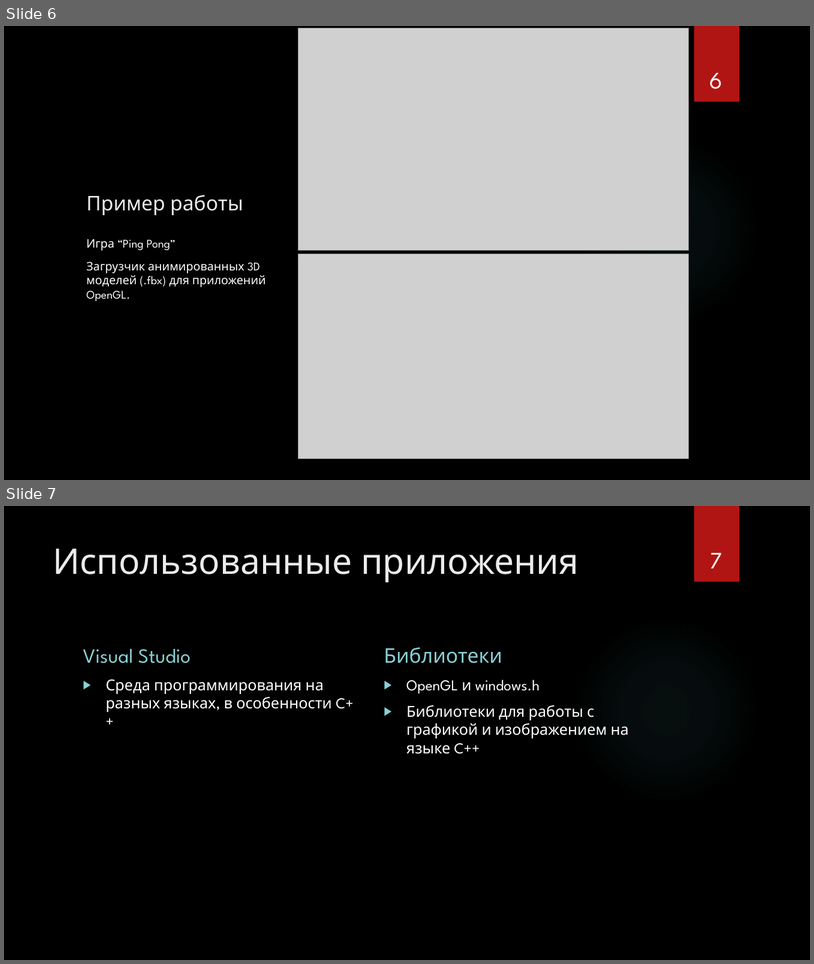
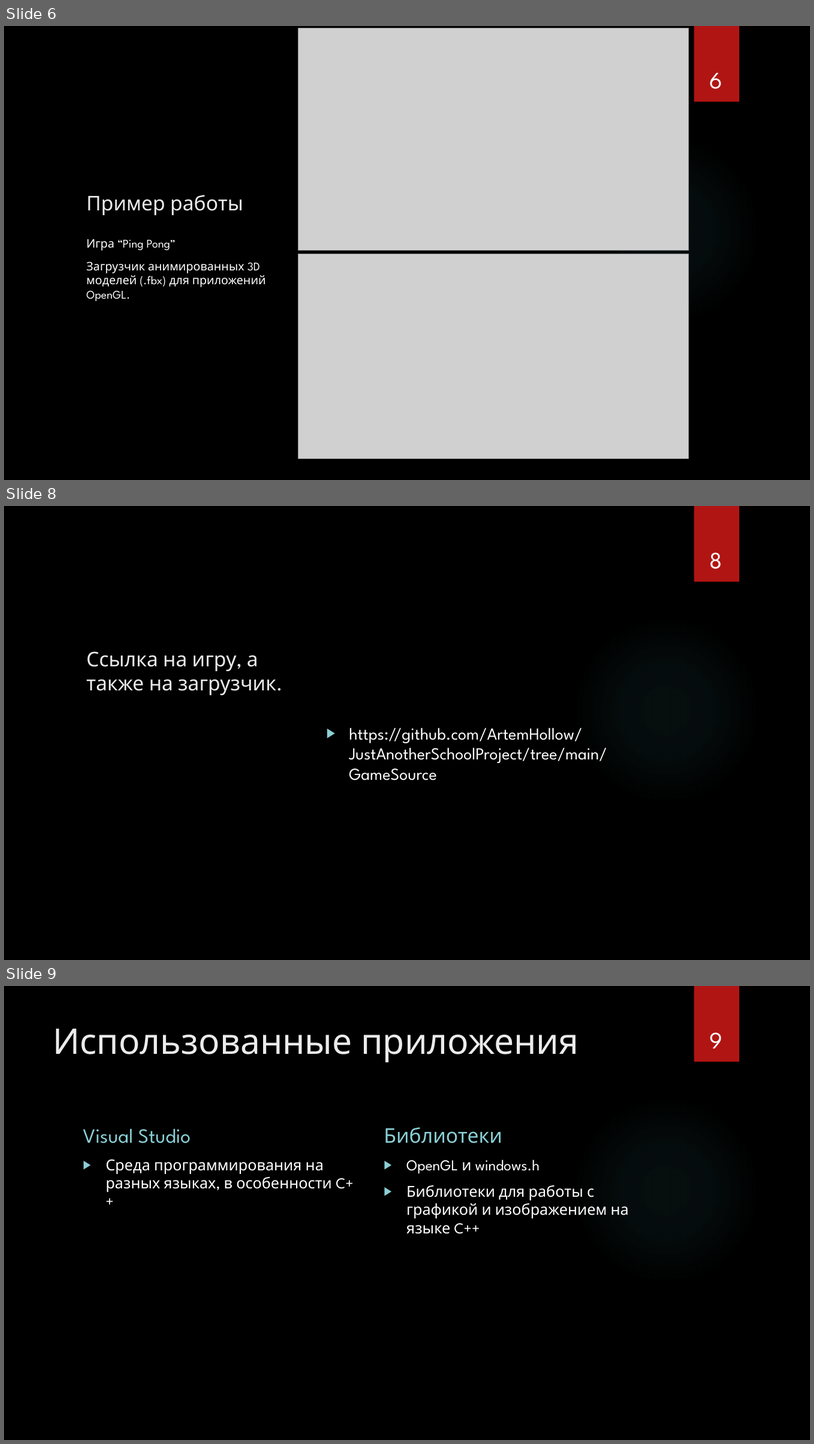
Before and after one commit to ArtemHollow/JustAnotherSchoolProject, a slide deck: Презентация 8.pptx. Shown one above the other, each under a label of ours: slides 6 and 7 before the commit, slides 6, 8 and 9 after it; the slides between them are not shown. The pictures are 814x964 and 814x1444 pixels, drawn with LibreOffice and Linux fonts; fonts in the diff are those of the drawing; grey boxes stand for pictures; background and template pictures are left out. Boxes give left, top, right and bottom in pixels: in the first picture for what was removed or moved away, otherwise in the second. Text is boxed around its words. In the diff, an @@ line names an element or a change of style, - is before the commit and + after.

```diff
--- a/Презентация 8.pptx
+++ b/Презентация 8.pptx
@@ slide 8 added at bbox=[4, 506, 810, 960], background picture (left out); not listed: 2 template elements that a slide beside it also shows @@
@@ page number added at bbox=[710, 552, 723, 569], 28 pt, text #FFFFFF @@
+8
@@ title added at bbox=[86, 651, 276, 695], 24 pt, text #EBEBEB @@
+Ссылка на игру, а также на загрузчик.
@@ text added at bbox=[349, 727, 607, 780], 20 pt, text #FFFFFF @@
+▶ https://github.com/ArtemHollow/JustAnotherSchoolProject/tree/main/GameSource
@@ what was slide 7 is now slide 9 @@
@@ page number at bbox=[710, 1032, 723, 1048]: text changed @@
-7
+9
```
Also in this commit, not shown: 4 slides changed, 1 other slide added, 1 slide removed.
